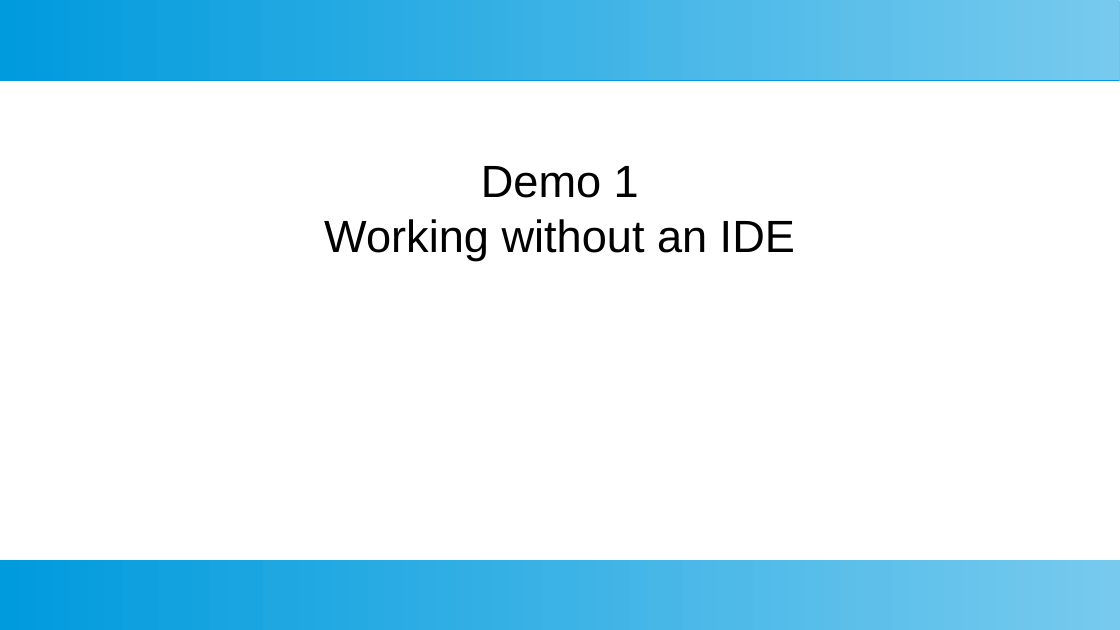
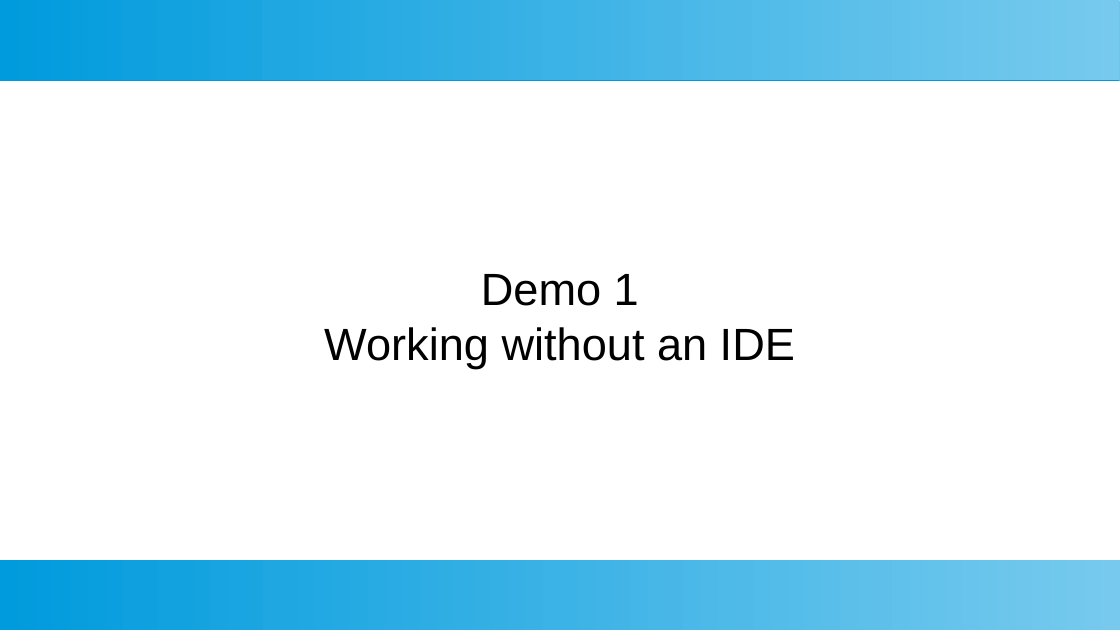
Before and after one commit to SmithE65/Productivity, a slide deck: slide 5 of Productivity.odp. Drawn at 1120x630 pixels with LibreOffice and Linux fonts; fonts in the diff are those of the drawing. Boxes give left, top, right and bottom in pixels: in the first picture for what was removed or moved away, otherwise in the second. Text is boxed around its words. In the diff, an @@ line names an element or a change of style, - is before the commit and + after.

```diff
--- a/Productivity.odp
+++ b/Productivity.odp
@@ subtitle "Demo 1": place and size @@
-subtitle "Demo 1" at [324,166,795,260]
+subtitle "Demo 1" at [324,274,795,368]
```
Also in this commit, not shown: 5 other slides changed, 17 slides added, 2 slides removed.
